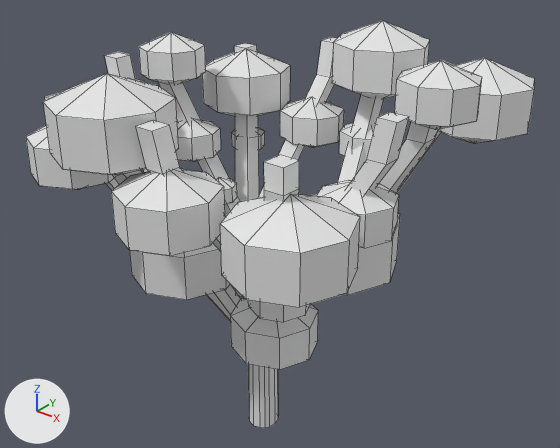
One commit to the Blender file Terracota/Assets/Modelos/Árboles/Ciruelo/Ciruelo.blend: the scene before it, then after it.
Camera for both pictures: a 50 mm lens placed at (12.53, -14.83, 16.19), pointed at (0.23, 0.55, 6.65). The lights are fixed; the arrows at lower left show +X, +Y and +Z. Mesh edges are drawn as thin lines.

The older version as bpy lines, for what is in view:
```python
me_hojas = bpy.data.meshes.new('Hojas')
me_hojas.from_pydata(...)  # 378 vertices, 504 faces; spans x -5.09..5.56, y -5.58..5.85, z 3.59..11.92
me_hojas.materials.append(mat_hojas)  # white #e7e7e7
me_tronco = bpy.data.meshes.new('Tronco')
me_tronco.from_pydata(...)  # 175 vertices, 160 faces, 8 loose edges; spans x -4.7..4.7, y -4.7..4.7, z 0.0..11.0
me_tronco.materials.append(mat_tronco)  # white #e7e7e7
ob_hojas = bpy.data.objects.new('Hojas', me_hojas)
ob_hojas.location = (0.0, 0.0, 0.0)
ob_tronco = bpy.data.objects.new('Tronco', me_tronco)
ob_tronco.location = (0.0, 0.0, 0.0)
```
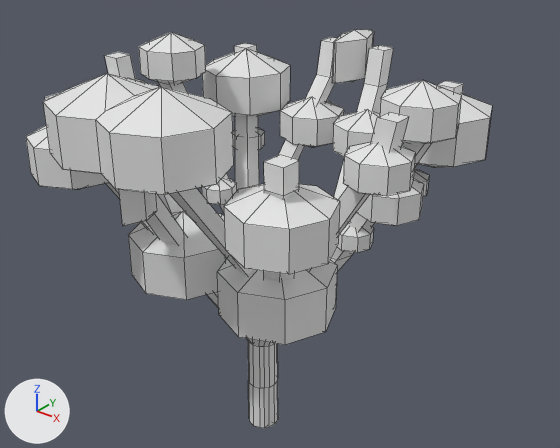
The change in detail:
me_tronco is used by ob_tronco; location (0.0, 0.0, 0.0).
me_tronco had 175 vertices, 160 faces, 8 loose edges and spanned x -4.7..4.7, y -4.7..4.7, z 0.0..11.0.
me_tronco now has 190 vertices, 188 faces and spans x -4.7..4.7, y -4.7..4.7, z 0.0..11.0.
Part 1, on me_tronco:
6 vertices are removed from x -0.44..0.44, y -0.44..0.44, z 3.0..3.3.
28 faces are deleted.
8 loose edges are deleted.
21 vertices are added at x -0.45..0.45, y -0.45..0.45, z 0.0..1.5.
56 new faces join them.
me_hojas is used by ob_hojas; location (0.0, 0.0, 0.0).
me_hojas had 378 vertices, 504 faces and spanned x -5.09..5.56, y -5.58..5.85, z 3.59..11.92.
me_hojas now has 436 vertices, 572 faces and spans x -5.09..5.09, y -5.58..5.29, z 3.78..11.76.
me_hojas part 2: a new loose piece, a UV sphere (8 segments, 3 rings, poles along z) spanning x 3.43..5.03, y -1.73..-0.14, z 9.15..10.47, in mat_hojas (white #e7e7e7).
me_hojas part 3: a new loose piece, a UV sphere (8 segments, 3 rings, poles along z) spanning x 2.2..4.62, y -4.56..-2.15, z 8.06..10.06, in mat_hojas (white #e7e7e7).
me_hojas part 4: a new loose piece, a UV sphere (8 segments, 3 rings, poles along z) spanning x 2.03..4.81, y 2.02..4.81, z 8.26..10.56, in mat_hojas (white #e7e7e7).
me_hojas part 5: the loose piece of 18 vertices spanning x 2.67..4.65, y -1.89..0.09, z 7.71..9.35 is moved by (-2.67, 4.54, 0.05).
me_hojas part 6: a new loose piece, a UV sphere (8 segments, 3 rings, poles along z) spanning x 0.14..3.21, y -2.89..0.19, z 4.64..7.19, in mat_hojas (white #e7e7e7).
me_hojas part 7: a new loose piece, a UV sphere (8 segments, 3 rings, poles along z) spanning x 2.62..4.34, y 0.06..1.78, z 7.51..8.94, in mat_hojas (white #e7e7e7).
me_hojas part 8: a new loose piece, a UV sphere (8 segments, 3 rings, poles along z) spanning x 3.17..5.09, y -0.02..1.9, z 9.79..11.38, in mat_hojas (white #e7e7e7).
me_hojas part 9: a new loose piece, a UV sphere (8 segments, 3 rings, poles along z) spanning x 2.41..3.48, y 2.35..3.42, z 7.39..8.28, in mat_hojas (white #e7e7e7).
me_hojas part 10: the loose piece of 18 vertices spanning x 2.6..5.49, y 2.96..5.85, z 8.82..11.21 is deleted.
me_hojas part 11: the loose piece of 18 vertices spanning x 0.26..2.62, y -2.39..-0.03, z 3.59..5.55 is deleted.
me_hojas part 12: the loose piece of 18 vertices spanning x 3.59..5.56, y -0.09..1.88, z 10.28..11.92 is deleted.
me_hojas part 13: the loose piece of 18 vertices spanning x 2.29..5.18, y -4.92..-2.04, z 7.53..9.92 is deleted.
me_hojas part 14: the loose piece of 18 vertices spanning x 1.58..3.13, y -2.88..-1.33, z 5.78..7.07 is deleted.
me_hojas part 15: 4 vertices moved from x 0.14..0.99, y 3.76, z 7.67..9.08 to x 2.44, y 0.94..1.47, z 6.38..7.27; 42 vertices removed from x 0.35..3.38, y -0.39..5.69, z 4.77..11.82; 38 vertices added at x 0.0..2.98, y 0.4..5.29, z 5.44..11.43.
me_hojas part 16: 22 vertices removed from x 0.14..2.2, y -5.49..-3.07, z 8.06..11.16; 30 vertices added at x 0.0..2.3, y -5.58..-2.69, z 8.47..11.76.

Pixel boxes [x1, y1, x2, y2] of what changed, in the pictures (560 x 448 px; the box of a moved part takes in the faces that stretch with it):
'Hojas', reshaped (8% narrower, 10% shorter): before [26, 20, 534, 370]; after [26, 30, 492, 345]
'Tronco', reshaped: before [45, 37, 442, 428]; after [45, 37, 463, 428]
part 1 of me_tronco, built on: before [214, 290, 278, 428]; after [214, 258, 337, 428]
part 2 of me_hojas, added: after [343, 142, 415, 196]
part 3 of me_hojas, added: after [224, 184, 340, 274]
part 4 of me_hojas, added: after [402, 94, 492, 168]
part 5 of me_hojas, moved or reshaped: before [317, 180, 399, 248]; after [333, 110, 380, 157]
part 6 of me_hojas, added: after [217, 259, 337, 345]
part 7 of me_hojas, added: after [356, 178, 424, 226]
part 8 of me_hojas, added: after [380, 80, 461, 144]
part 9 of me_hojas, added: after [413, 169, 429, 196]
part 10 of me_hojas, deleted: before [440, 58, 534, 144]
part 11 of me_hojas, deleted: before [230, 298, 318, 370]
part 12 of me_hojas, deleted: before [395, 60, 482, 130]
part 13 of me_hojas, deleted: before [220, 194, 360, 307]
part 14 of me_hojas, deleted: before [248, 300, 311, 322]
part 15 of me_hojas, moved or reshaped: before [310, 20, 430, 295]; after [332, 30, 374, 253]
part 16 of me_hojas, moved or reshaped: before [56, 73, 225, 256]; after [56, 73, 234, 226]
